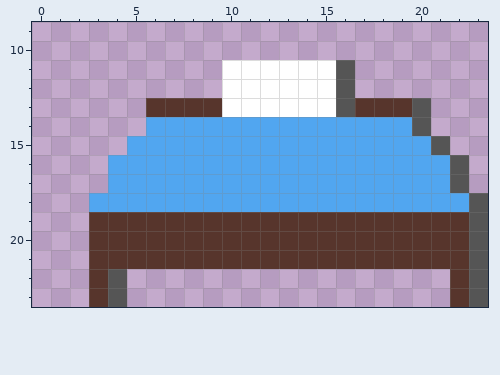
Two versions of one pixel-art file, assets/icons/angelus2010/Rooms/ang-bed-single.aseprite. This is how it looked before the edit.
24x24 pixels, 1 frame. Shown: x 0..23, y 9..23. The old version is drawn lined up with the new one.
The same view after the edit:
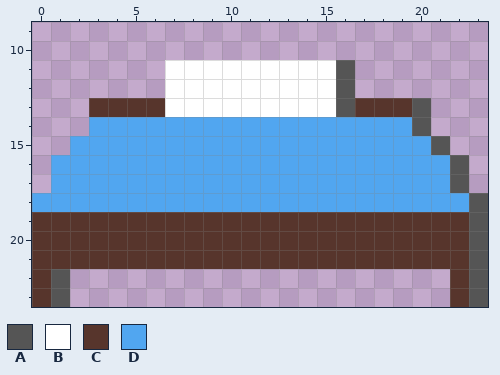
Palette (. is transparent): A #555555  B #ffffff  C #57352c  D #51a6f0
What changed:
whole drawing moved by +1,+2 (the old picture is shown already moved)
Colour A is added in rows 22 to 23 at x 1.
Colour B is added in rows 11 to 12 at x 7 to 9.
Colour B replaces colour C in row 13 at x 7 to 9.
Colour C is added in row 13 at x 3 to 5; in rows 19 to 21 at x 0 to 2; in rows 22 to 23 at x 0.
Colour D is added in row 14 at x 3 to 5; in row 15 at x 2 to 4; in rows 16 to 17 at x 1 to 3; in row 18 at x 0 to 2.
Colour A is removed in rows 22 to 23 at x 4.
Colour C is removed in rows 22 to 23 at x 3.
Pixel boxes of the changes (left, top, right, bottom) in both pictures:
changed: (32, 60, 222, 307)
